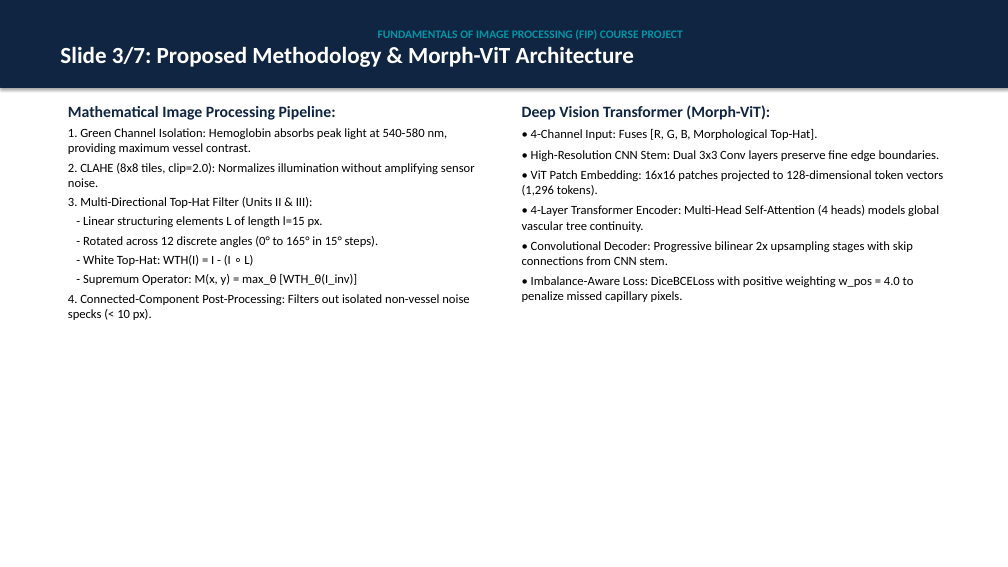
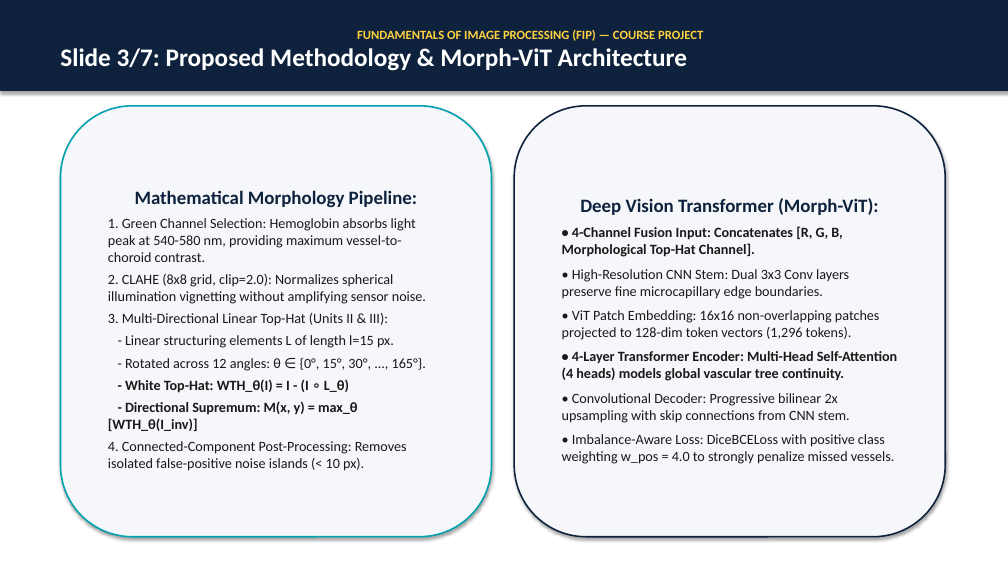
Before and after one commit to pavanpoojary348/retinal-vessel-segmentation, a slide deck: slide 4 of presentation.pptx. Drawn at 1008x567 pixels with LibreOffice and Linux fonts; fonts in the diff are those of the drawing. Boxes give left, top, right and bottom in pixels: in the first picture for what was removed or moved away, otherwise in the second. Text is boxed around its words. In the diff, an @@ line names an element or a change of style, - is before the commit and + after.

Commit message:
style: enlarge presentation typography and fix title slide contrast

```diff
--- a/presentation.pptx
+++ b/presentation.pptx
@@ rectangle "FUNDAMENTALS OF IMAGE PROCESSING (FIP) ...": place and size @@
-rectangle "FUNDAMENTALS OF IMAGE PROCESSING (FIP) ..." at bbox=[0, 0, 1008, 87]
+rectangle "FUNDAMENTALS OF IMAGE PROCESSING (FIP) ..." at bbox=[0, 0, 1008, 91]
@@ rectangle "FUNDAMENTALS OF IMAGE PROCESSING (FIP) ..." at bbox=[0, 0, 1008, 91]: fill #102542 to #0E223D; outline #102542 0.75 pt to #0E223D 0.75 pt @@
@@ text in rectangle at bbox=[60, 48, 687, 71]: size 22 to 24 pt in "Slide 3/7: Proposed Methodology & Morph-ViT Architecture" @@
@@ text in rectangle at bbox=[357, 30, 703, 41]: text changed; size 11 to 12 pt; text colour #0096A6 to #FFD23F @@
-FUNDAMENTALS OF IMAGE PROCESSING (FIP) COURSE PROJECT
+FUNDAMENTALS OF IMAGE PROCESSING (FIP) — COURSE PROJECT
@@ rounded rectangle "Mathematical Morphology Pipeline:": place and size @@
-rounded rectangle "Mathematical Morphology Pipeline:" at bbox=[68, 106, 475, 320]
+rounded rectangle "Mathematical Morphology Pipeline:" at bbox=[60, 106, 492, 537]
@@ rounded rectangle "Mathematical Morphology Pipeline:" at bbox=[60, 106, 492, 537]: vertical alignment top to middle; fill none to #F5F7FA; outline none to #00A0AF 1.5 pt; shadow on @@
@@ rounded rectangle "Deep Vision Transformer (Morph-ViT):": place and size @@
-rounded rectangle "Deep Vision Transformer (Morph-ViT):" at bbox=[522, 105, 943, 302]
+rounded rectangle "Deep Vision Transformer (Morph-ViT):" at bbox=[514, 106, 945, 537]
@@ rounded rectangle "Deep Vision Transformer (Morph-ViT):" at bbox=[514, 106, 945, 537]: vertical alignment top to middle; fill none to #F5F7FA; outline none to #0E223D 1.5 pt; shadow on @@
@@ text in rounded rectangle at bbox=[108, 190, 426, 326]: text changed; size 12 to 13.5 pt; text colour #000000 to #191919 @@
-Mathematical Image Processing Pipeline:
-1. Green Channel Isolation: Hemoglobin absorbs peak light at 540-580 nm, providing maximum vessel contrast.
-2. CLAHE (8x8 tiles, clip=2.0): Normalizes illumination without amplifying sensor noise.
-3. Multi-Directional Top-Hat Filter (Units II & III):
+Mathematical Morphology Pipeline:
+1. Green Channel Selection: Hemoglobin absorbs light peak at 540-580 nm, providing maximum vessel-to-choroid contrast.
+2. CLAHE (8x8 grid, clip=2.0): Normalizes spherical illumination vignetting without amplifying sensor noise.
+3. Multi-Directional Linear Top-Hat (Units II & III):
@@ text in rounded rectangle at bbox=[562, 198, 897, 381]: size 15 to 18 pt, text colour #102542 to #0E223D in "Deep Vision Transformer (Morph-ViT):"; size 12 to 13.5 pt, text colour #000000 to #191919, bold on in "• 4-Layer Transformer Encoder: Multi-Head Self-Attention (4 ..."; alignment left to centre; more space between paragraphs @@
@@ text in rounded rectangle at bbox=[562, 226, 880, 340]: text changed; size 12 to 13.5 pt; text colour #000000 to #191919 @@
-• 4-Channel Input: Fuses [R, G, B, Morphological Top-Hat].
-• High-Resolution CNN Stem: Dual 3x3 Conv layers preserve fine edge boundaries.
-• ViT Patch Embedding: 16x16 patches projected to 128-dimensional token vectors (1,296 tokens).
+• 4-Channel Fusion Input: Concatenates [R, G, B, Morphological Top-Hat Channel].
+• High-Resolution CNN Stem: Dual 3x3 Conv layers preserve fine microcapillary edge boundaries.
+• ViT Patch Embedding: 16x16 non-overlapping patches projected to 128-dim token vectors (1,296 tokens).
@@ text in rounded rectangle at bbox=[108, 357, 426, 471]: text changed; size 12 to 13.5 pt; text colour #000000 to #191919 @@
-- Rotated across 12 discrete angles (0° to 165° in 15° steps).
-- White Top-Hat: WTH(I) = I - (I ∘ L)
-- Supremum Operator: M(x, y) = max_θ [WTH_θ(I_inv)]
-4. Connected-Component Post-Processing: Filters out isolated non-vessel noise specks (< 10 px).
+- Rotated across 12 angles: θ ∈ {0°, 15°, 30°, ..., 165°}.
+- White Top-Hat: WTH_θ(I) = I - (I ∘ L_θ)
+- Directional Supremum: M(x, y) = max_θ [WTH_θ(I_inv)]
+4. Connected-Component Post-Processing: Removes isolated false-positive noise islands (< 10 px).
@@ text in rounded rectangle at bbox=[125, 335, 394, 348]: size 12 to 13.5 pt, text colour #000000 to #191919 in "- Linear structuring elements L of length ..."; more space between paragraphs @@
@@ text in rounded rectangle at bbox=[562, 393, 895, 464]: text changed; size 12 to 13.5 pt; text colour #000000 to #191919 @@
-• Convolutional Decoder: Progressive bilinear 2x upsampling stages with skip connections from CNN stem.
-• Imbalance-Aware Loss: DiceBCELoss with positive weighting w_pos = 4.0 to penalize missed capillary pixels.
+• Convolutional Decoder: Progressive bilinear 2x upsampling with skip connections from CNN stem.
+• Imbalance-Aware Loss: DiceBCELoss with positive class weighting w_pos = 4.0 to strongly penalize missed vessels.
```
Also in this commit, not shown: 6 other slides changed, 5 other files.
